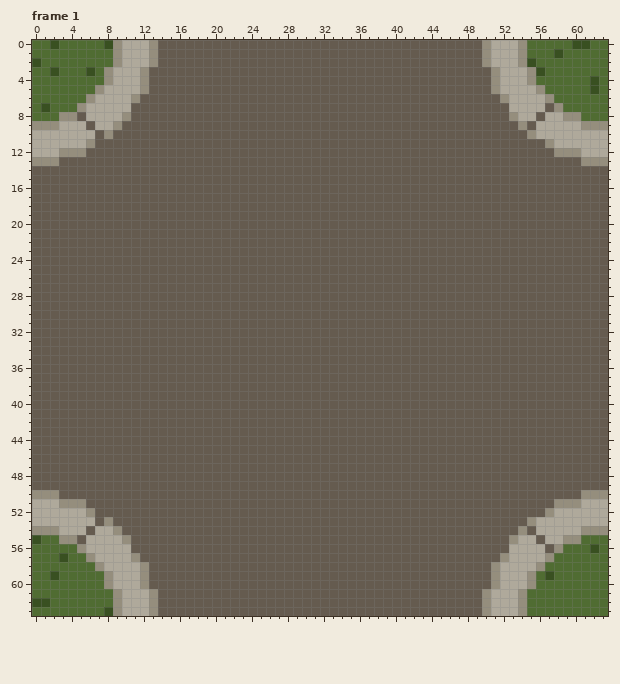
Two versions of one pixel-art file, Assets/_Project/art/Sprites/Aseprite/AsepriteGrass1.aseprite. Above, as it was before the edit.
64x64 pixels, 10 frames. Shown: frame 1. The commit also changed other frames, which this record leaves out.
And afterwards:
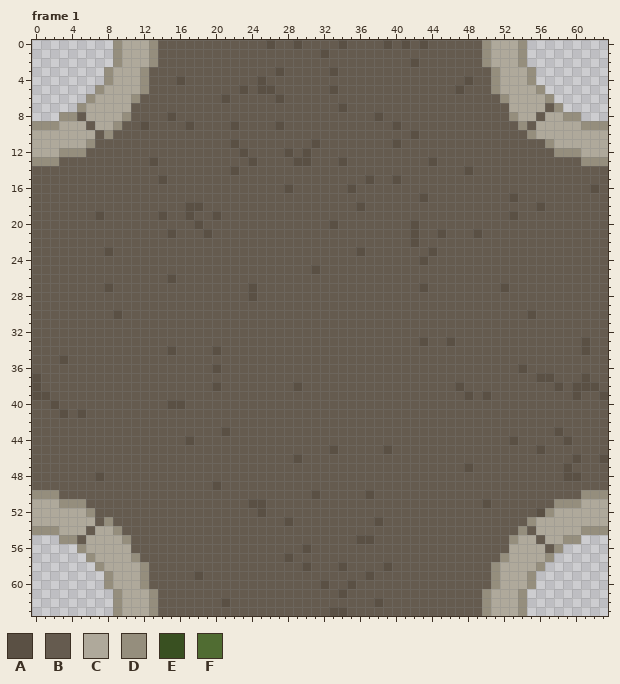
Palette (. is transparent): A #5a5044  B #655b4f  C #afa99b  D #958e7d  E #395021  F #506c32
Change:
layer "grass1" now hidden
Changed rows in their new state; - is an unchanged pixel.
Frame 1:
first column x 0:
 0 .........-----------------A--A----A----A-A-A-----------.........
 1 .........-----------------------A----------------------.........
 2 .........---------------------------------A------------.........
 3 ........-------------------A-----A----------------------........
 4 ........--------A--------A----------------------A-------........
 5 .......----------------A-AA------A-------------A---------.......
 6 ......---------------A-----A------------------------------......
 7 .....-----------------------------A------------------------.....
 8 ...------------A----------------------A----------------------...
 9 ------------A----A----A----A------------A-----------------------
10 ------------------------------------------A---------------------
11 ----------------------A--------A--------A-----------------------
12 -----------------------A----A-A---------------------------------
13 -------------A----------A----AA---A---------A-------------------
14 ----------------------A-------------------------A---------------
15 --------------A----------------------A--A-----------------------
16 ----------------------------A------A--------------------------A-
17 -------------------------------------------A---------A----------
18 -----------------AA-----------------A-------------------A-------
19 -------A------A--A--A--------------------------------A----------
20 ------------------A--------------A--------A---------------------
21 ---------------A---A----------------------A--A---A--------------
22 ------------------------------------------A---------------------
23 --------A---------------------------A-------A-------------------
24 -------------------------------------------A--------------------
25 -------------------------------A--------------------------------
26 ---------------A------------------------------------------------
27 --------A---------------A------------------A--------A-----------
28 ------------------------A---------------------------------------
30 ---------A---------------------------------------------A--------
33 -------------------------------------------A--A--------------A--
34 ---------------A----A----------------------------------------A--
35 ---A------------------------------------------------------------
36 --------------------A---------------------------------A---------
37 A-------------------------------------------------------AA---A--
38 A-------------------A--------A-----------------A----------A-AAA-
39 AA----------------------------------------------A-A---------A--A
40 --A------------AA-----------------------------------------------
41 ---A-A----------------------------------------------------------
43 ---------------------A------------------------------------A-----
44 -----------------A-----------------------------------A-----A----
45 ---------------------------------A-----A----------------A-------
46 -----------------------------A------------------------------A--A
47 ------------------------------------------------A----------A----
48 -------A---------------------------------------------------AA---
49 --------------------A-------------------------------------------
50 -------------------------------A-----A--------------------------
51 ------------------------AA------------------------A-------------
52 -------------------------A------------------------------A-------
53 ----------------------------A---------A-------------------------
55 ...---------------------------------AA-----------------------...
56 .....-------------------------A----------------------------.....
57 ......----------------------A-----------------------------......
58 .......-----------------------A---A----A-----------------.......
59 ........----------A------------------A------------------........
60 ........------------------------A--A--------------------........
61 .........-------------------------A--------------------.........
62 .........------------A----------------A----------------.........
63 .........------------------------AA--------------------.........
